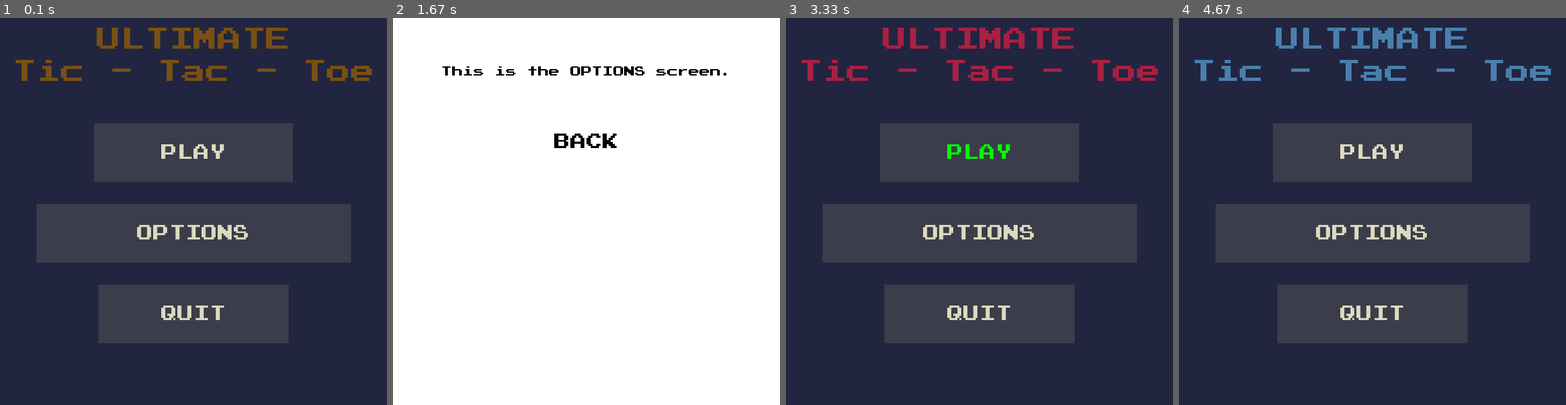
Above: before the commit, frames 1-4 (left to right).
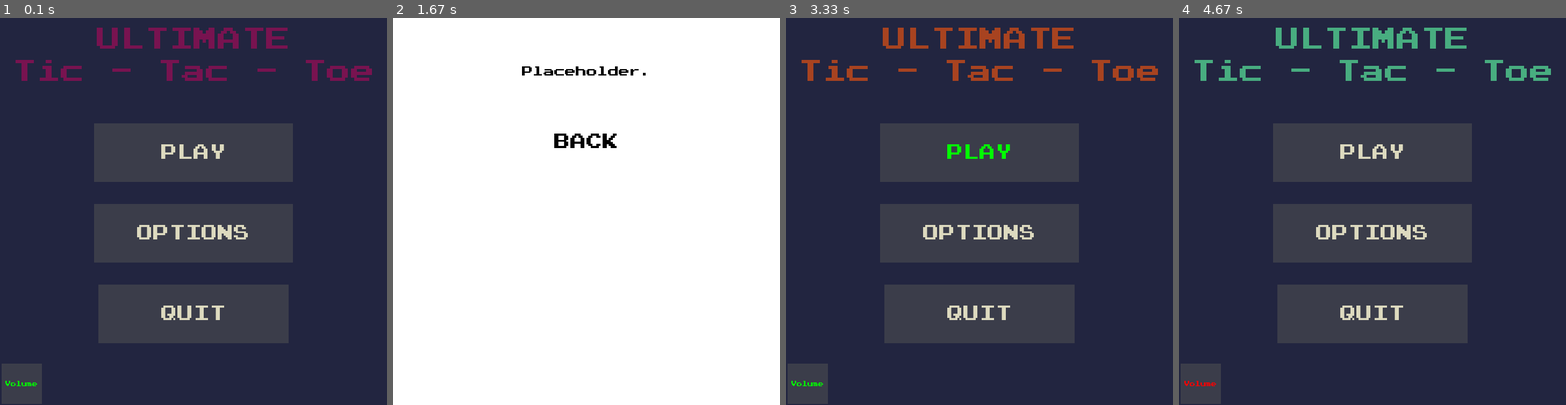
Above: after the commit, the same moments.

Repository: GithubEnjoyer123/Pygame-Dashboard
Game: pygame game, started from menu.py
The game is run twice, just before and just after one commit, with the same random seed, the same clock (stepped at 60 frames per second) and the same inputs.
Inputs (mouse positions are in pixels of both pictures, inside the frame that each line leads up to):
- Up to frame 1 (0.1 s): no input
- Up to frame 2 (1.67 s): click (586, 211) at 0.38 s
- Up to frame 3 (3.33 s): click (967, 145) at 3.22 s
- Up to frame 4 (4.67 s): click (1202, 381) at 3.55 s, where only the run after the commit has a clickable "Volume"

The runs differ from the first frame. In frame 1, 7.9% of the frame differs, in the area x 0-97%, y 2-100%; in frame 2, 0.7%; in frame 3, 7.9%; in frame 4, 7.9%.

Commit message:
added volume button and resptive assets

Diff:
--- a/menu.py
+++ b/menu.py
@@ -32,13 +32,30 @@
 col_dir_breathe = [1, -1, -1]
 def_col_breathe = [221, 218, 191]
 def_col_breathe = [100,0,100]
-def_col_breathe = [100,100,0]
 
 minimum = 0
 maximum = 200
 
+volume_on = True
+
+hovering_color="Red"
+
 def get_font(size):
     return pygame.font.Font("assets/font.ttf", size)
+
+
+def volume_control():
+    global volume_on
+    global hovering_color
+
+    if volume_on:
+        mixer.music.stop()
+        volume_on = False
+        hovering_color="Green"
+    else:
+        mixer.music.play()
+        volume_on = True
+        hovering_color="Red"
 
 def options():
     while True:
@@ -46,7 +63,7 @@
 
         SCREEN.fill("white")
 
-        OPTIONS_TEXT = get_font(20).render("This is the OPTIONS screen.", True, "Black")
+        OPTIONS_TEXT = get_font(20).render("Placeholder.", True, "Black")
         OPTIONS_RECT = OPTIONS_TEXT.get_rect(center=(360, 100))
         SCREEN.blit(OPTIONS_TEXT, OPTIONS_RECT)
 
@@ -95,13 +112,15 @@
 
         PLAY_BUTTON = Button(image=pygame.image.load("assets/Play Rect.png"), pos=(360, 250),
                             text_input="PLAY", font=get_font(30), base_color=( 221, 218, 191 ), hovering_color="Green")
-        OPTIONS_BUTTON = Button(image=pygame.image.load("assets/Options Rect.png"), pos=(360, 400),
+        OPTIONS_BUTTON = Button(image=pygame.image.load("assets/Play Rect.png"), pos=(360, 400),
                             text_input="OPTIONS", font=get_font(30), base_color=( 221, 218, 191 ), hovering_color="Green")
         QUIT_BUTTON = Button(image=pygame.image.load("assets/Quit Rect.png"), pos=(360, 550),
-                            text_input="QUIT", font=get_font(30), base_color=( 221, 218, 191 ), hovering_color="Green")
+                            text_input="QUIT", font=get_font(30), base_color=( 221, 218, 191 ), hovering_color="Red")
+        VOLUME_BUTTON = Button(image=pygame.image.load("assets/volume.png"), pos=(40, 680),
+                            text_input="Volume", font=get_font(10), base_color=(0, 255, 0) if volume_on else (255, 0, 0), hovering_color="Red")
 
 
-        for button in [PLAY_BUTTON, OPTIONS_BUTTON, QUIT_BUTTON]:
+        for button in [PLAY_BUTTON, OPTIONS_BUTTON, QUIT_BUTTON, VOLUME_BUTTON]:
             button.changeColor(MENU_MOUSE_POS)
             button.update(SCREEN)
 
@@ -112,6 +131,8 @@
             if event.type == pygame.MOUSEBUTTONDOWN:
                 if PLAY_BUTTON.checkForInput(MENU_MOUSE_POS):
                     subprocess.run(["python", "main.py"])
+                if VOLUME_BUTTON.checkForInput(MENU_MOUSE_POS):
+                    volume_control()
                 if OPTIONS_BUTTON.checkForInput(MENU_MOUSE_POS):
                     options()
                 if QUIT_BUTTON.checkForInput(MENU_MOUSE_POS):
Binary file changed: assets/Background.png
Binary file added: assets/volume.png
